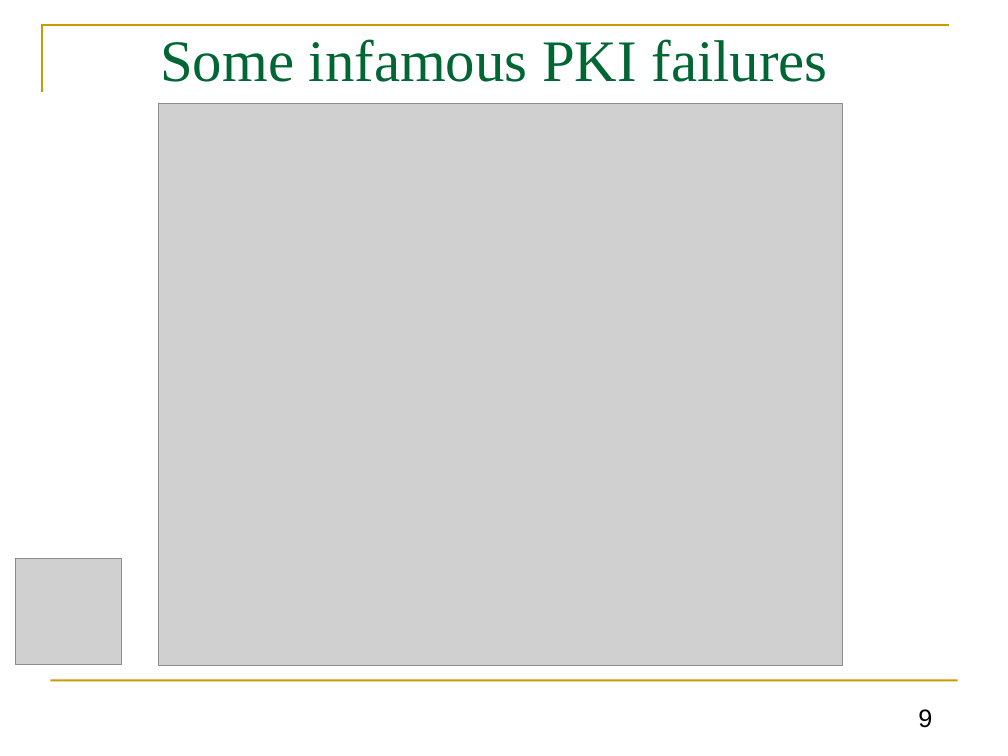
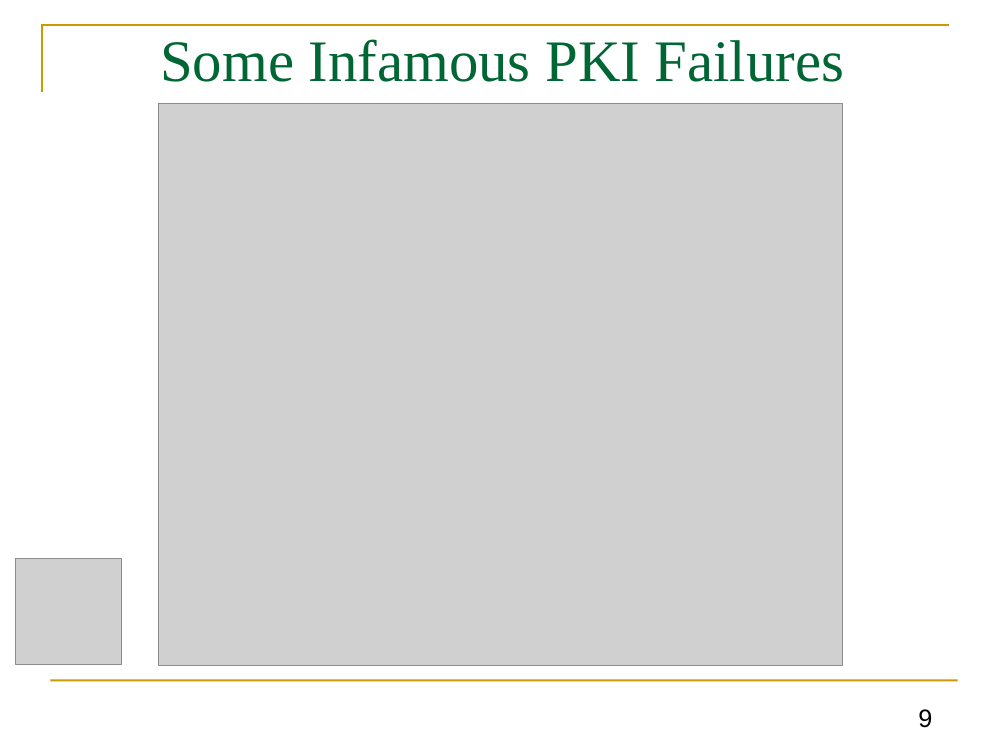
Before and after one commit to GhadaAlmashaqbeh/GhadaAlmashaqbeh.github.io, a slide deck: slide 9 of courses/cse3400-s2021/lecture12.pptx. Drawn at 1008x756 pixels with LibreOffice and Linux fonts; fonts in the diff are those of the drawing; grey boxes stand for pictures. Boxes give left, top, right and bottom in pixels: in the first picture for what was removed or moved away, otherwise in the second. Text is boxed around its words. In the diff, an @@ line names an element or a change of style, - is before the commit and + after.

```diff
--- a/courses/cse3400-s2021/lecture12.pptx
+++ b/courses/cse3400-s2021/lecture12.pptx
@@ title at <box>160,39,844,82</box>: text changed @@
-Some infamous PKI failures
+Some Infamous PKI Failures
```
Also in this commit, not shown: 8 other slides changed, 3 other files.
